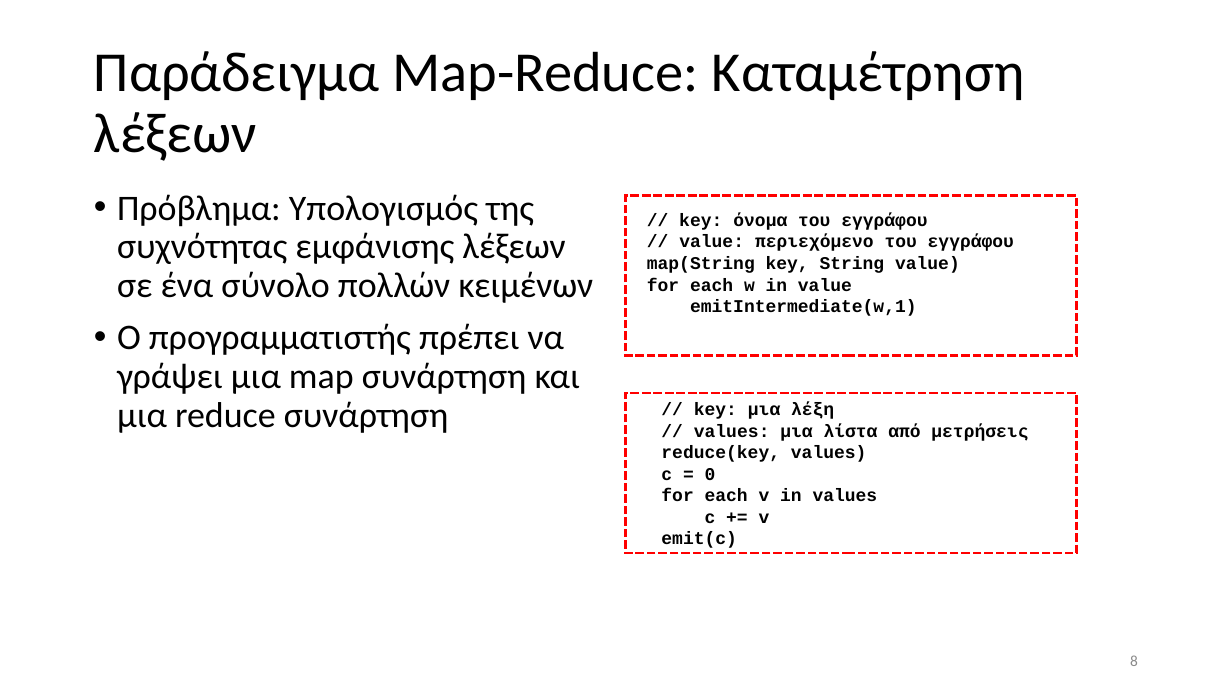
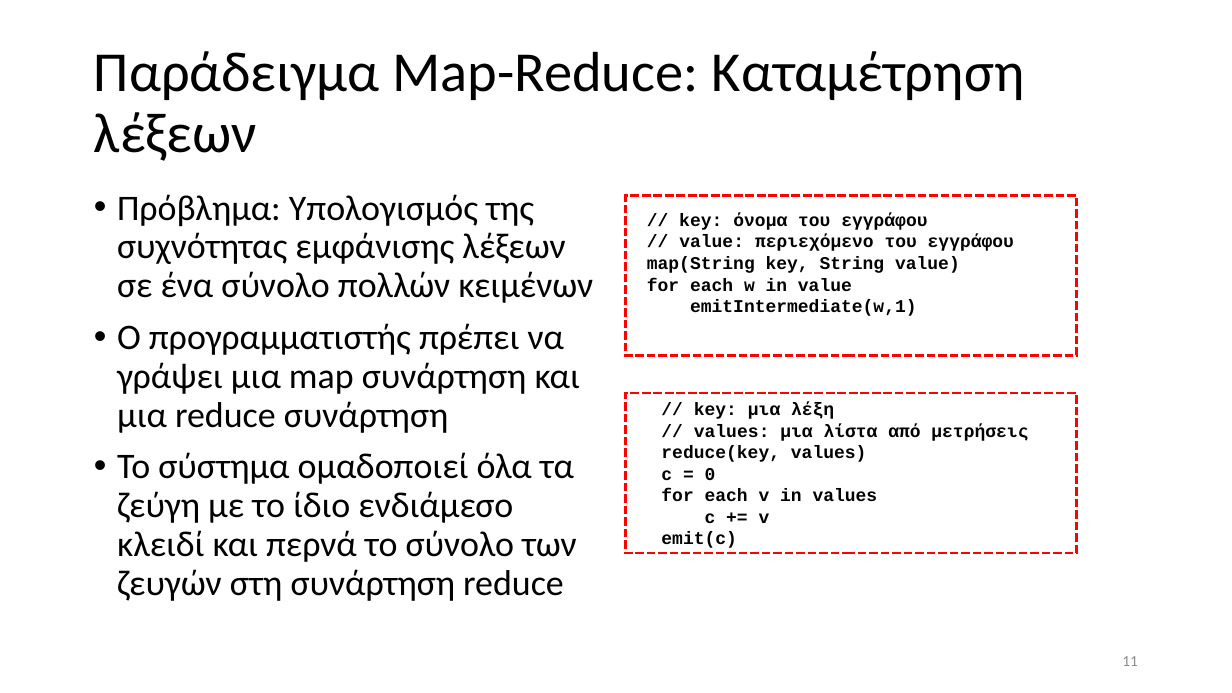
Before and after one commit to chgogos/big_data, a slide deck: slide 11 of 03. Apache Hadoop-Map Reduce.pptx (slide 8 before the commit). Drawn at 1232x693 pixels with LibreOffice and Linux fonts; fonts in the diff are those of the drawing. Boxes give left, top, right and bottom in pixels: in the first picture for what was removed or moved away, otherwise in the second. Text is boxed around its words. In the diff, an @@ line names an element or a change of style, - is before the commit and + after.

```diff
--- a/03. Apache Hadoop-Map Reduce.pptx
+++ b/03. Apache Hadoop-Map Reduce.pptx
@@ text at (x1=117, y1=452, x2=577, y2=601): paragraph added @@
+• Το σύστημα ομαδοποιεί όλα τα ζεύγη με το ίδιο ενδιάμεσο κλειδί και περνά το σύνολο των ζευγών στη συνάρτηση reduce
@@ page number at (x1=1122, y1=656, x2=1138, y2=666): text changed @@
-8
+11
```
Also in this commit, not shown: 5 other slides changed, 3 slides added, 3 other files.
